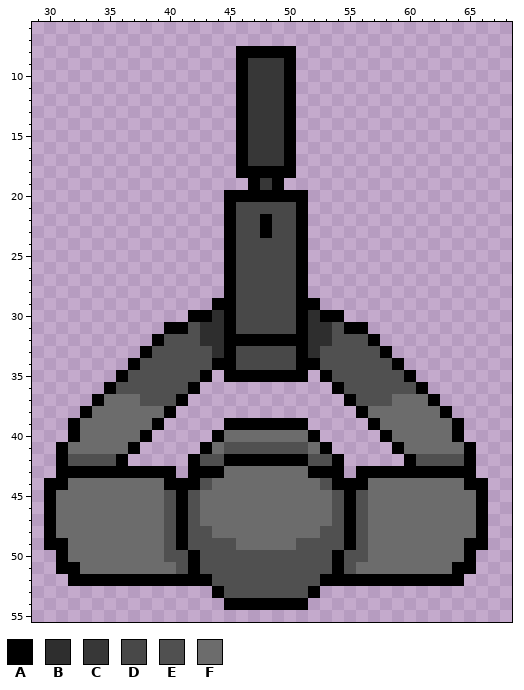
One commit to this sprite sheet: Textures/Units/SMGEnemy.png. Above: the version before the commit.
Colours within 5 levels of each other are drawn and written as one. Shown: x 29..68, y 6..55.
Palette (. is transparent): A #000000  B #2e2e2e  C #373737  D #484848  E #505050  F #6c6c6c
Pixels before, first column x 30:
 8 ................AAAAA................
 9 ................ACCCA................
10 ................ACCCA................
11 ................ACCCA................
12 ................ACCCA................
13 ................ACCCA................
14 ................ACCCA................
15 ................ACCCA................
16 ................ACCCA................
17 ................ACCCA................
18 ................AAAAA................
19 .................ACA.................
20 ...............AAAAAAA...............
21 ...............ADDDDDA...............
22 ...............ADDADDA...............
23 ...............ADDADDA...............
24 ...............ADDDDDA...............
25 ...............ADDDDDA...............
26 ...............ADDDDDA...............
27 ...............ADDDDDA...............
28 ...............ADDDDDA...............
29 ..............AADDDDDAA..............
30 ............AABADDDDDABAA............
31 ..........AAEBBADDDDDABBEAA..........
32 .........AEEEBBAAAAAAABBEEEA.........
33 ........AEEEEEBADDDDDABEEEEEA........
34 .......AEEEEEEAADDDDDAAEEEEEEA.......
35 ......AEEEEEEA.AAAAAAA.AEEEEEEA......
36 .....AEEEEEEA...........AEEEEEEA.....
37 ....AFFFEEEA.............AEEEFFFA....
38 ...AFFFFFFA...............AFFFFFFA...
39 ..AFFFFFFA.....AAAAAAA.....AFFFFFFA..
40 ..AFFFFFA.....AFFFFFFFA.....AFFFFFA..
41 .AFFFFFA.....AFEEEEEEEFA.....AFFFFFA.
42 .AEEEEA.....AEEAAAAAAAEEA.....AEEEEA.
43 .AAAAAAAAAA.AAAFFFFFFFAAA.AAAAAAAAAA.
44 AAFFFFFFFFAAAEFFFFFFFFFEAAAFFFFFFFFAA
45 AFFFFFFFFFEAEFFFFFFFFFFFEAEFFFFFFFFFA
46 AFFFFFFFFFEAEFFFFFFFFFFFEAEFFFFFFFFFA
47 AFFFFFFFFFEAEFFFFFFFFFFFEAEFFFFFFFFFA
48 AFFFFFFFFFEAEEFFFFFFFFFEEAEFFFFFFFFFA
49 AAFFFFFFFFEAEEEEFFFFFEEEEAEFFFFFFFFAA
50 .AFFFFFFFFEEAEEEEEEEEEEEAEEFFFFFFFFA.
51 .AAFFFFFFFFEAEEEEEEEEEEEAEFFFFFFFFAA.
52 ..AAAAAAAAAAAAEEEEEEEEEAAAAAAAAAAAA..
53 ..............AEEEEEEEA..............
54 ...............AAAAAAA...............
New version:
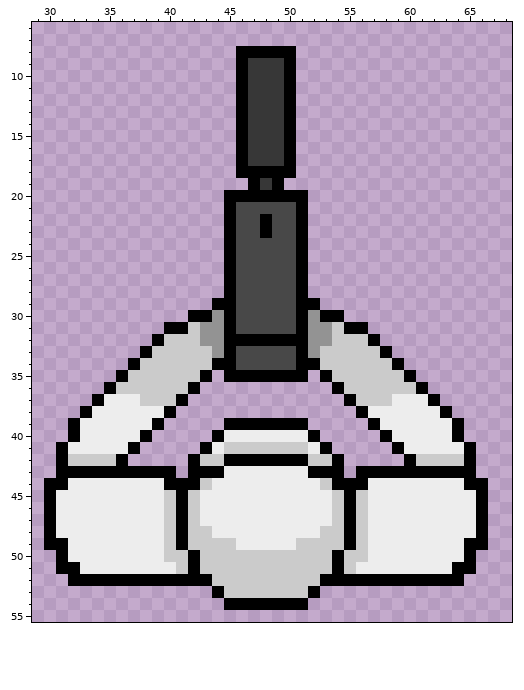
The edit:
file 192x192 -> 96x96 pixels (blocks of 2x2 -> 1x1; one block is one cell here)
Colour B changes from #2e2e2e to #939393.
Colour E changes from #505050 to #cbcbcb.
Colour F changes from #6c6c6c to #ededed.
Where, in picture pixels (left, top, right, bottom), the same in both pictures:
changed: (56, 310, 476, 598)
